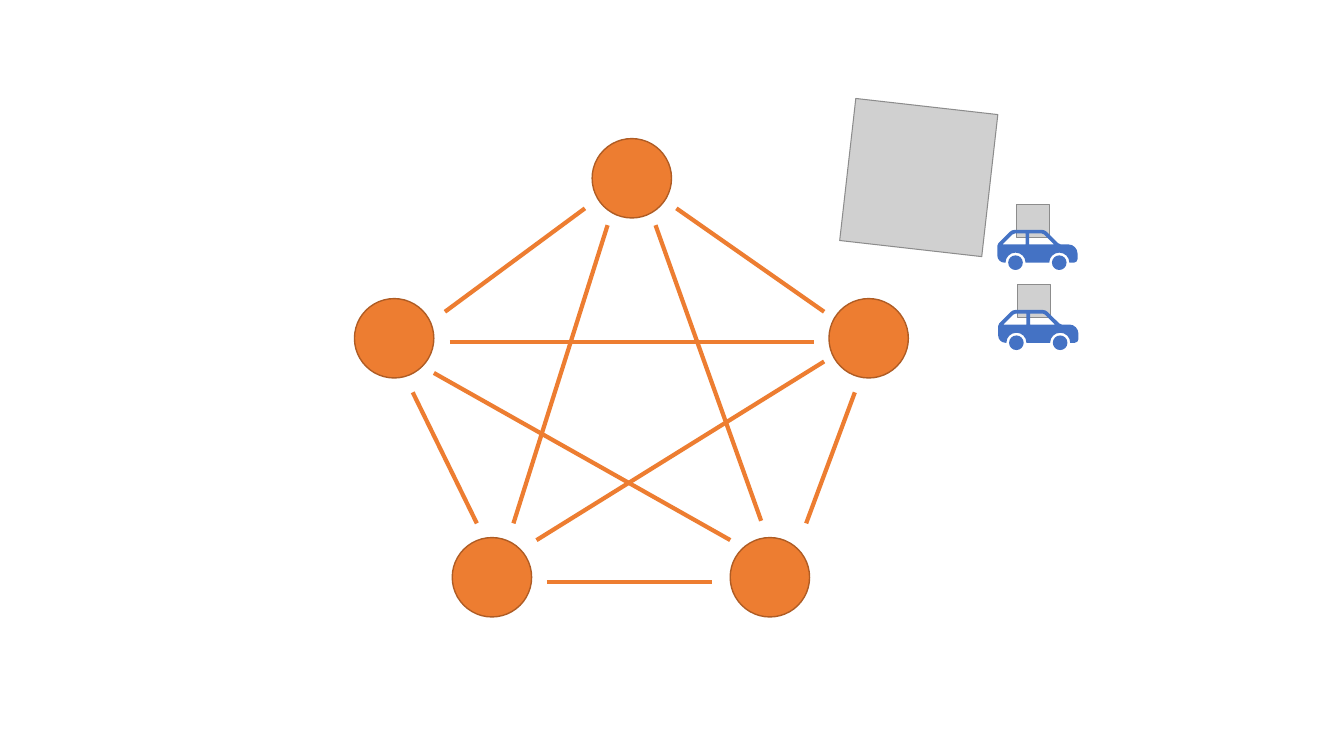
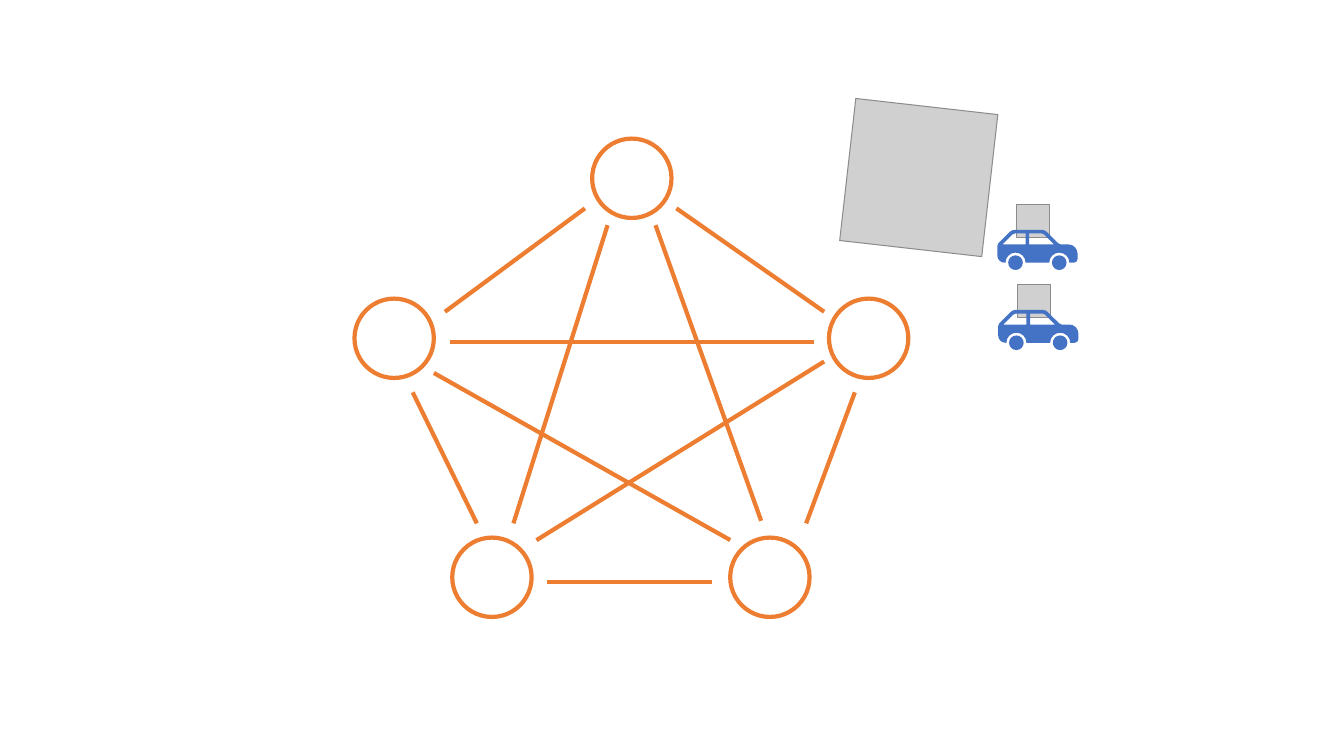
Before and after one commit to pgebert/enbwHack, a slide deck: slide 1 of presenter/draft/draft.pptx. Drawn at 1344x756 pixels with LibreOffice and Linux fonts; fonts in the diff are those of the drawing; grey boxes stand for pictures. Boxes give left, top, right and bottom in pixels: in the first picture for what was removed or moved away, otherwise in the second. Text is boxed around its words. In the diff, an @@ line names an element or a change of style, - is before the commit and + after.

```diff
--- a/presenter/draft/draft.pptx
+++ b/presenter/draft/draft.pptx
@@ fill #ED7D31 to #FFFFFF; outline #AF5C24 1 pt to #ED7D31 3 pt in 5 elements at [592, 139, 671, 219], [355, 298, 435, 378], [453, 537, 532, 617], [730, 537, 810, 617], [829, 298, 908, 378] @@
```
Also in this commit, not shown: 10 other files.
